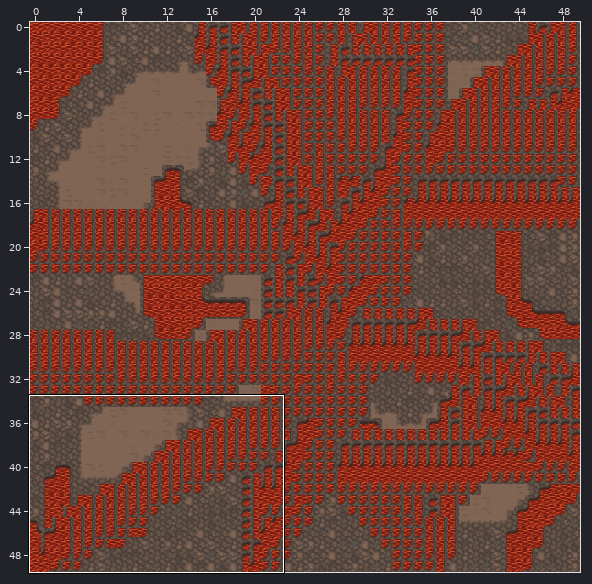
Two versions of a level (Tiled map, assets/simplestmap2.tmx). Above: a wide view before the commit, with the close-up outlined.
Close-up. As it was:
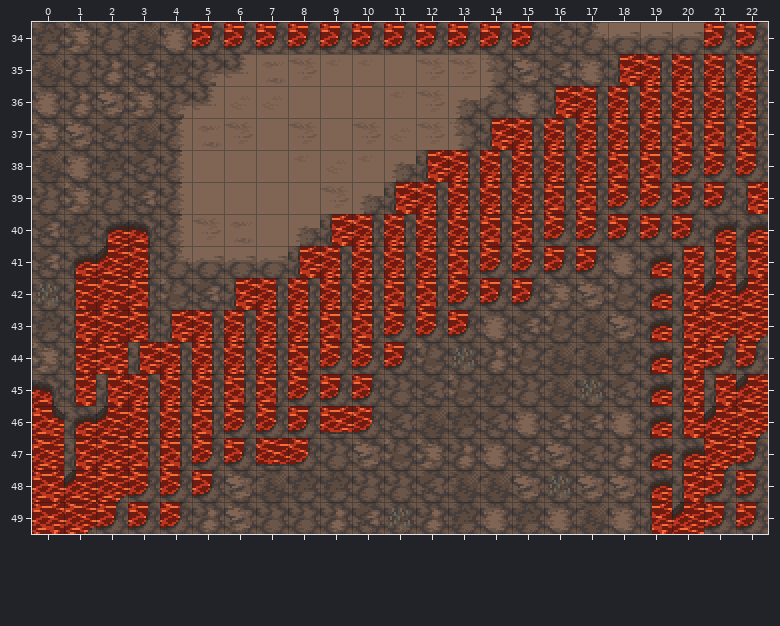
Cells are 32x32 px. Shown: x 0..22, y 34..49. The commit also changed other parts of the map, which this record leaves out.
After the commit:
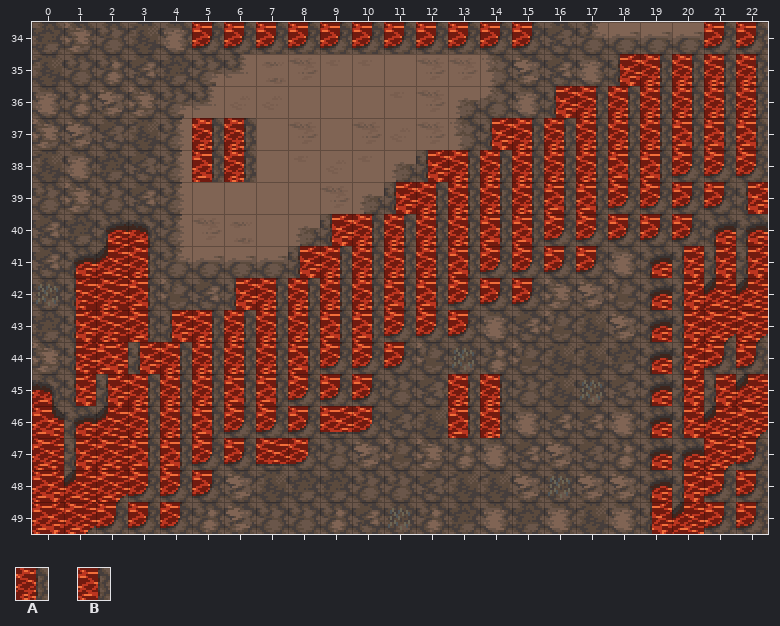
Key: from "ashlands-2spaced": A 563, B 573.
_ is an empty cell.
From old to new:
Layer "Collision":
Tile A now appears in row 37 at x 5 to 6; in row 38 at x 6; in row 45 at x 13 to 14; in row 46 at x 14.
Tile B now appears in row 38 at x 5; in row 46 at x 13.
Where, in picture pixels (left, top, right, bottom), the same in both close-ups:
added: (192, 118, 256, 182)
added: (448, 374, 510, 438)
